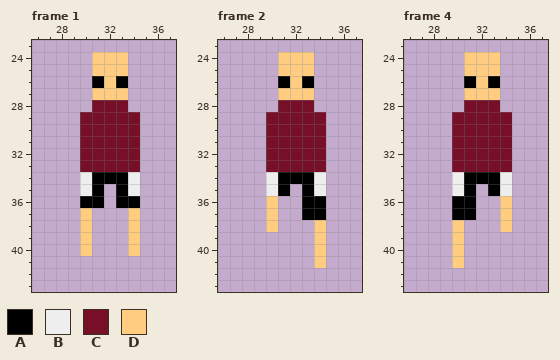
File history of a pixel-art file, sprites/jaden/jaden-rundown.aseprite. The picture above is the old version.
64x64 pixels, 4 frames. Shown: frame 1: x 26..37, y 23..43; frame 2: x 26..37, y 23..43; frame 4: x 26..37, y 23..43. The commit also changed other frames, which this record leaves out.
Palette (. is transparent): A #000000  B #eeeeee  C #760f27  D #ffcc80
The result:
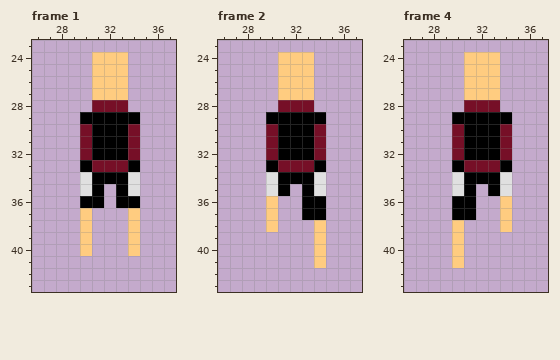
Diff:
Colour B changes from #eeeeee to #e0e0e0.
Frame 1:
Colour C becomes colour A in row 29 at x 30 to 34; in rows 30 to 32 at x 31 to 33; in row 33 at x 30 and 34.
Colour A becomes colour D in row 26 at x 31 and 33.
Frame 2: the same change as frame 1
Frame 4: the same change as frame 1
